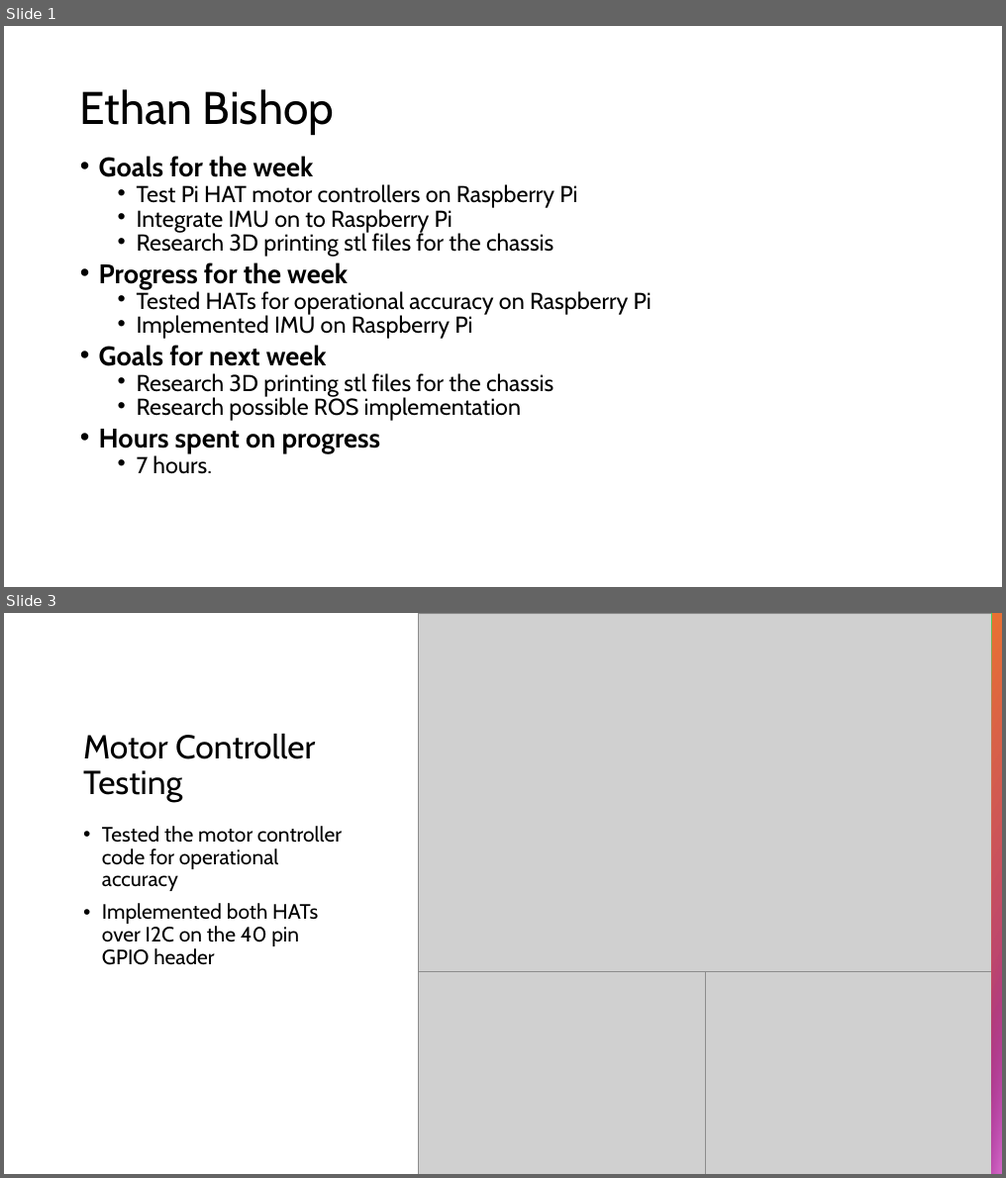
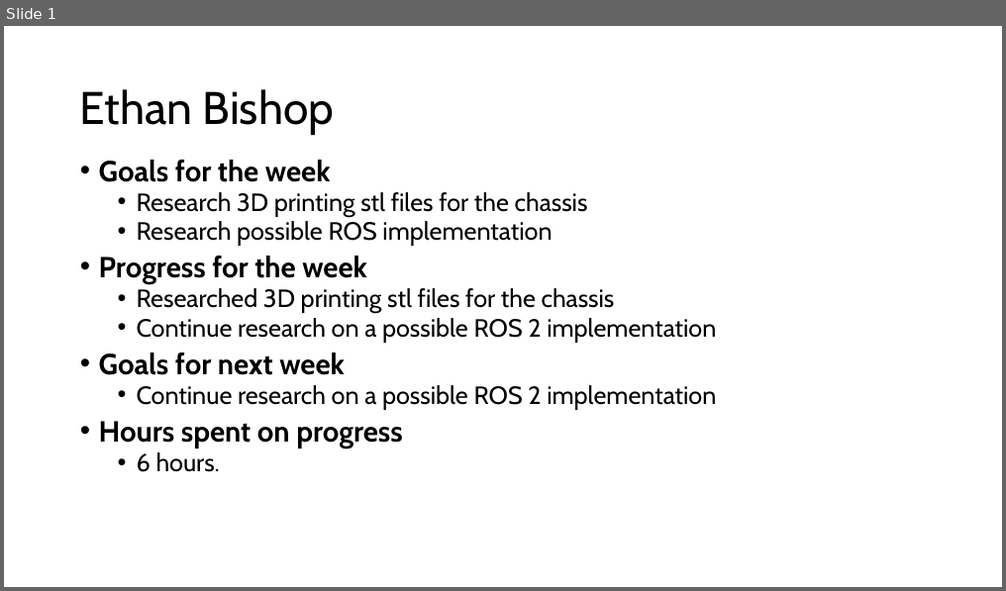
Before and after one commit to EthanWellsSr/BuggyBot, a slide deck: Weekly Reports/slides/3-ethan-bishop.pptx. Shown one above the other, each under a label of ours: slides 1 and 3 before the commit, slide 1 after it; the slides between them are not shown. The pictures are 1006x1178 and 1006x591 pixels, drawn with LibreOffice and Linux fonts; fonts in the diff are those of the drawing; grey boxes stand for pictures. Boxes give left, top, right and bottom in pixels: in the first picture for what was removed or moved away, otherwise in the second. Text is boxed around its words. In the diff, an @@ line names an element or a change of style, - is before the commit and + after.

Commit message:
Updated Week 7 slides

```diff
--- a/Weekly Reports/slides/3-ethan-bishop.pptx
+++ b/Weekly Reports/slides/3-ethan-bishop.pptx
@@ slide 3 removed at (4,613,1002,1174), background #FFFFFF @@
@@ picture removed at (419,613,994,971) @@
@@ rectangle removed at (992,613,1002,882) @@
@@ rectangle removed at (992,613,1002,1174) @@
@@ title removed at (83,733,315,802) @@
-Motor Controller Testing
@@ text removed at (102,826,342,965) @@
-• Tested the motor controller code for operational accuracy
-• Implemented both HATs over I2C on the 40 pin GPIO header
@@ rectangle removed at (992,902,1002,1174) @@
@@ picture removed at (419,971,707,1174) @@
@@ picture removed at (706,971,994,1174) @@
@@ slide 1 changed as well @@
@@ text at (99,160,588,449): size 25.9 to 28 pt in "Goals for the week", "Hours spent on progress"; size 22.2 to 24 pt in "Research 3D printing stl files for the ...", "Research possible ROS implementation"; line spacing 0.7 to 0.8 @@
@@ text at (99,184,651,367): paragraphs removed @@
-  • Test Pi HAT motor controllers on Raspberry Pi
-  • Integrate IMU on to Raspberry Pi
-  • Research 3D printing stl files for the chassis
-• Progress for the week
-  • Tested HATs for operational accuracy on Raspberry Pi
-  • Implemented IMU on Raspberry Pi
-• Goals for next week
@@ text at (99,256,716,410): paragraphs added @@
+• Progress for the week
+  • Researched 3D printing stl files for the chassis
+  • Continue research on a possible ROS 2 implementation
+• Goals for next week
+  • Continue research on a possible ROS 2 implementation
@@ text at (137,453,220,472): text changed; size 22.2 to 24 pt @@
-  • 7 hours.
+  • 6 hours.
```
Also in this commit, not shown: 2 slides added, 1 other slide removed.
